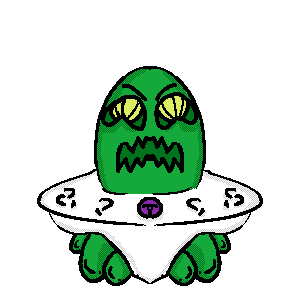
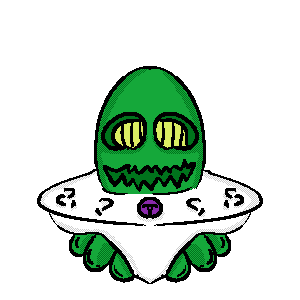
Comparing the layer stacks of the two (300, 300) images. Changes:
pixels changed over [69, 83, 231, 286] (layer not identified)
